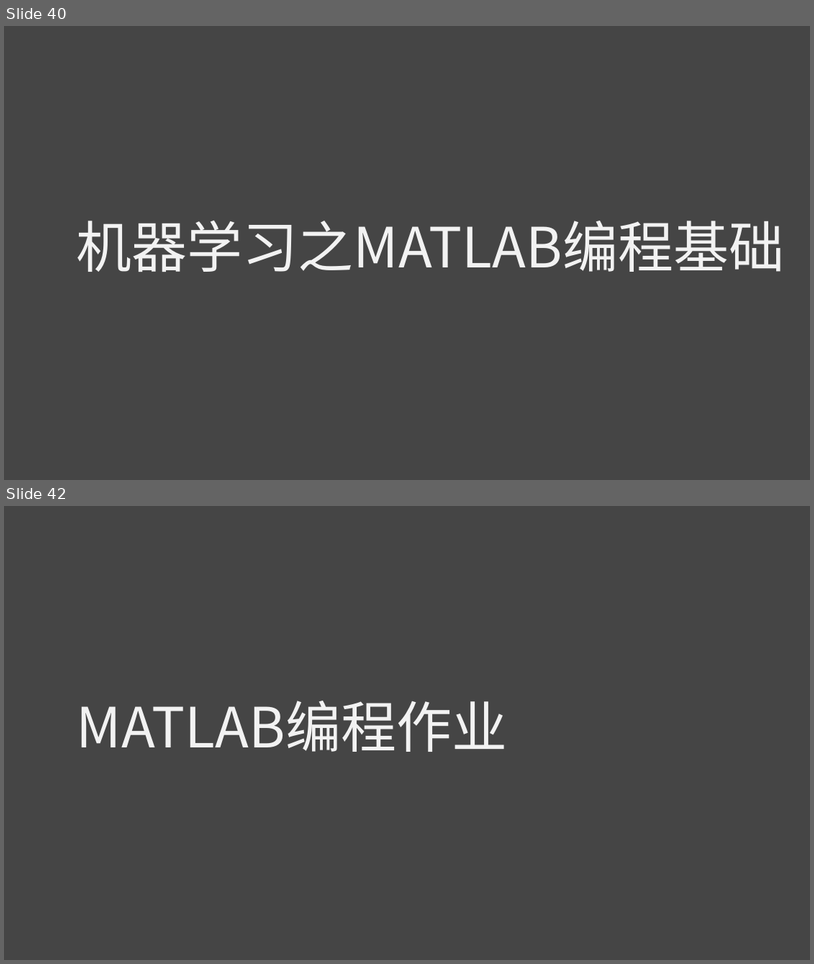
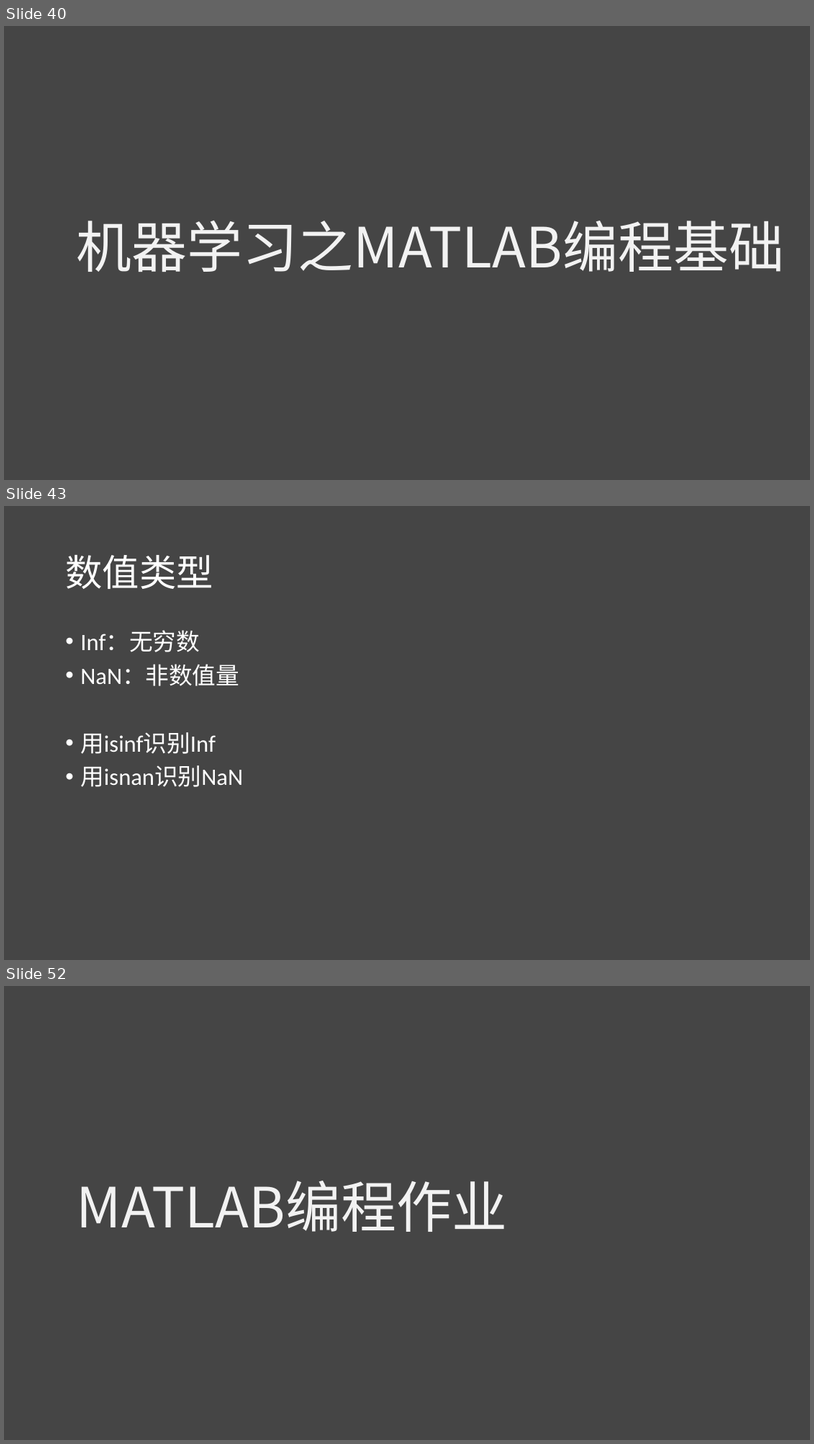
Before and after one commit to lichao312214129/lc_rsfmri_tools_python, a slide deck: The_first_ml_training/第一届机器学习实战班.pptx. Shown one above the other, each under a label of ours: slides 40 and 42 before the commit, slides 40, 43 and 52 after it; the slides between them are not shown. The pictures are 814x964 and 814x1444 pixels, drawn with LibreOffice and Linux fonts; fonts in the diff are those of the drawing. Boxes give left, top, right and bottom in pixels: in the first picture for what was removed or moved away, otherwise in the second. Text is boxed around its words. In the diff, an @@ line names an element or a change of style, - is before the commit and + after.

```diff
--- a/The_first_ml_training/第一届机器学习实战班.pptx
+++ b/The_first_ml_training/第一届机器学习实战班.pptx
@@ slide 43 added at (x1=4, y1=506, x2=810, y2=960), background #454545 @@
@@ title added at (x1=65, y1=555, x2=213, y2=589), 44 pt, text #FFFFFF @@
+数值类型
@@ text added at (x1=80, y1=631, x2=243, y2=787), 28 pt, text #FFFFFF @@
+• Inf：无穷数
+• NaN：非数值量
+• 用isinf识别Inf
+• 用isnan识别NaN
@@ what was slide 42 is now slide 52 @@
```
Also in this commit, not shown: 1 slide changed, 9 other slides added, 10 other files.
